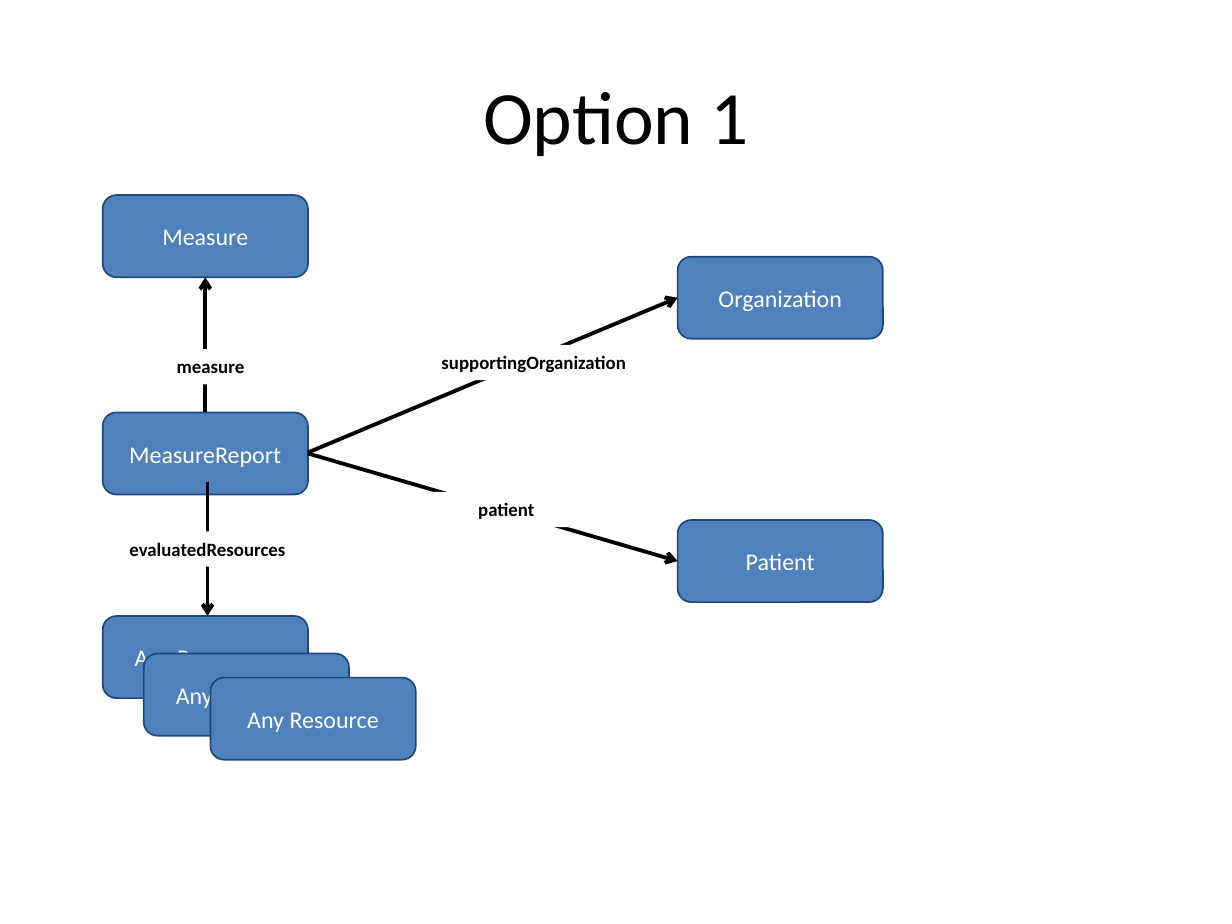
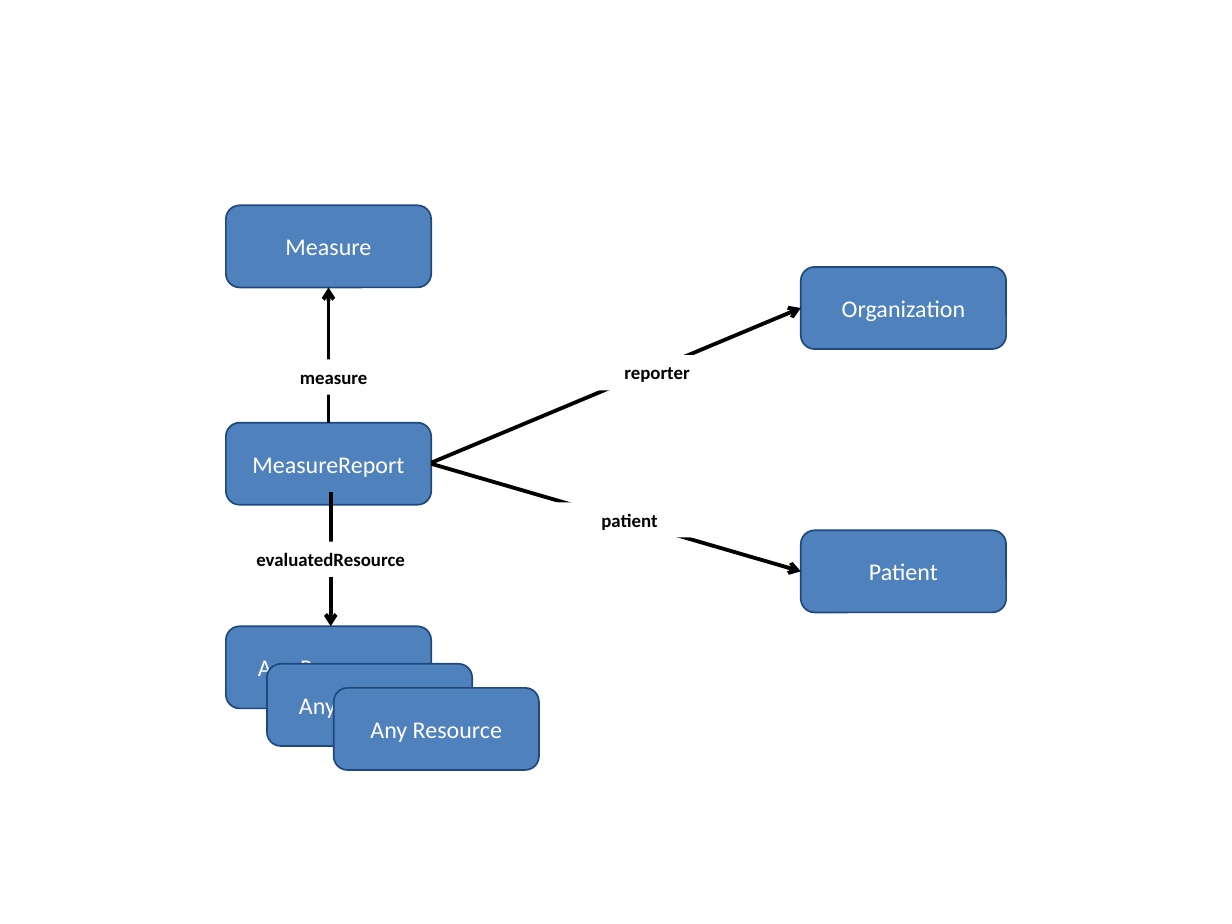
Before and after one commit to HL7/davinci-deqm, a slide deck: slide 2 of source/pages/assets/images/source/DEQM Resource Diagram.pptx. Drawn at 1232x924 pixels with LibreOffice and Linux fonts; fonts in the diff are those of the drawing. Boxes give left, top, right and bottom in pixels: in the first picture for what was removed or moved away, otherwise in the second. Text is boxed around its words. In the diff, an @@ line names an element or a change of style, - is before the commit and + after.

```diff
--- a/source/pages/assets/images/source/DEQM Resource Diagram.pptx
+++ b/source/pages/assets/images/source/DEQM Resource Diagram.pptx
@@ title removed at box(483, 92, 748, 156) @@
-Option 1
@@ text at box(624, 367, 689, 382): text changed @@
-supportingOrganization
+reporter
@@ 7 rounded rectangles, 4 arrows, 2 texts: place and size @@
-7 rounded rectangles, 4 arrows, 2 texts at box(102, 195, 883, 760)
+7 rounded rectangles, 4 arrows, 2 texts at box(225, 206, 1007, 770)
@@ text at box(256, 552, 405, 566): text changed @@
-evaluatedResources
+evaluatedResource
```
Also in this commit, not shown: 21 other files.
